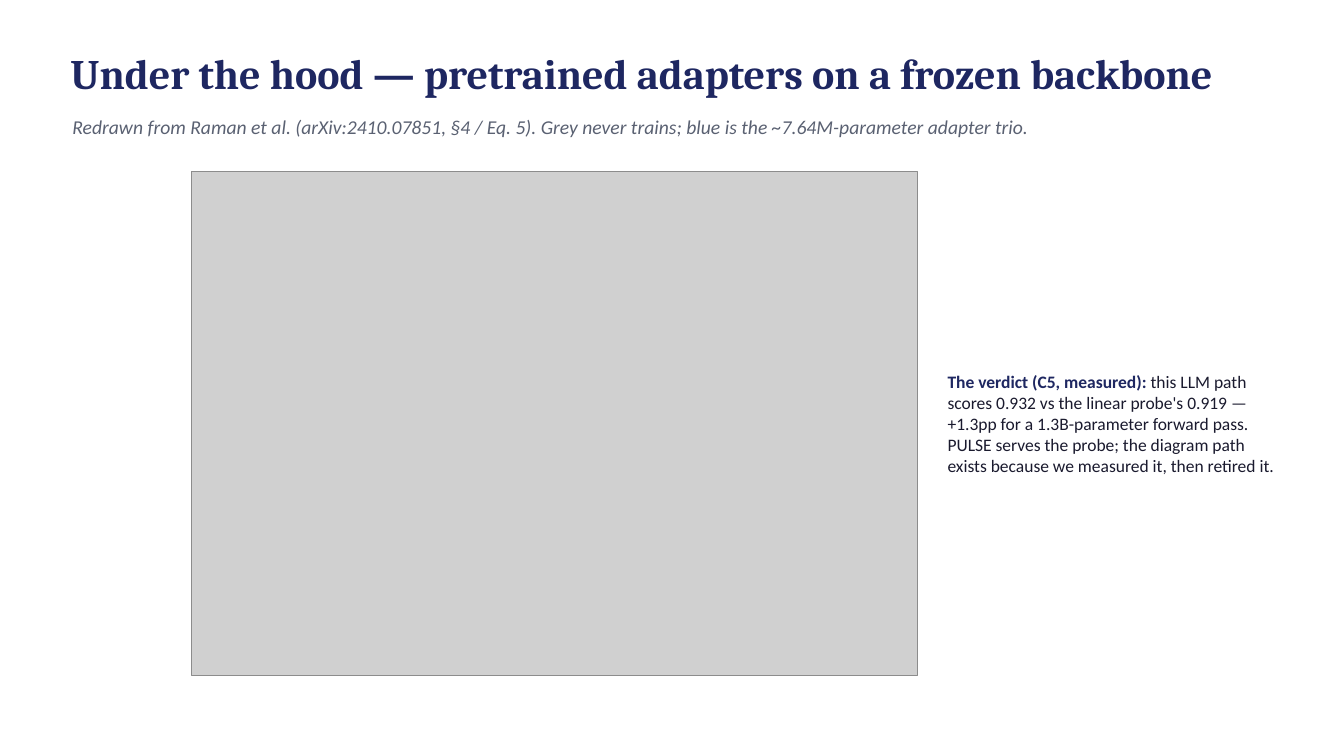
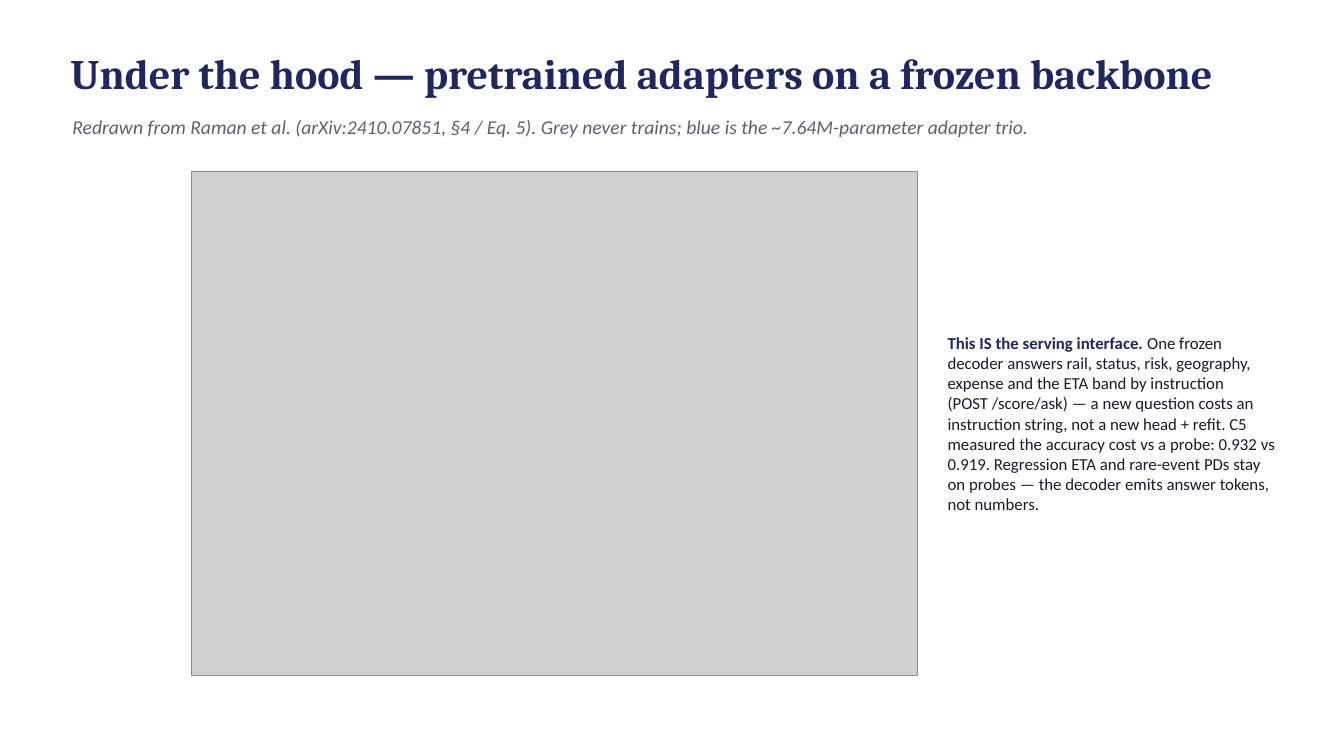
Before and after one commit to Bratz/txn-repr-poc, a slide deck: slide 9 of docs/txn_repr_evidence.pptx. Drawn at 1344x756 pixels with LibreOffice and Linux fonts; fonts in the diff are those of the drawing; grey boxes stand for pictures. Boxes give left, top, right and bottom in pixels: in the first picture for what was removed or moved away, otherwise in the second. Text is boxed around its words. In the diff, an @@ line names an element or a change of style, - is before the commit and + after.

```diff
--- a/docs/txn_repr_evidence.pptx
+++ b/docs/txn_repr_evidence.pptx
@@ text at <box>948,337,1275,510</box>: text changed; size 12.5 to 12 pt @@
-The verdict (C5, measured): this LLM path scores 0.932 vs the linear probe's 0.919 — +1.3pp for a 1.3B-parameter forward pass. PULSE serves the probe; the diagram path exists because we measured it, then retired it.
+This IS the serving interface. One frozen decoder answers rail, status, risk, geography, expense and the ETA band by instruction (POST /score/ask) — a new question costs an instruction string, not a new head + refit. C5 measured the accuracy cost vs a probe: 0.932 vs 0.919. Regression ETA and rare-event PDs stay on probes — the decoder emits answer tokens, not numbers.
```
Also in this commit, not shown: 1 other slide changed, 9 other files.
